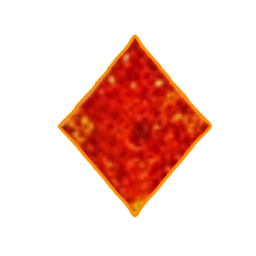
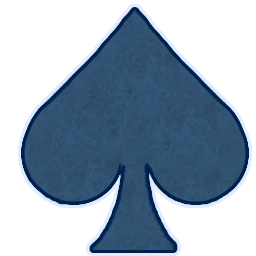
The second 256 × 256 image is a revision of the first. Changes to its layers:
added layer "Видимый" (1st of 4) above "Видимый" over [18, 4, 252, 256]
hid "Ace_Diamonds.png", painted on it over [18, 4, 252, 256]
